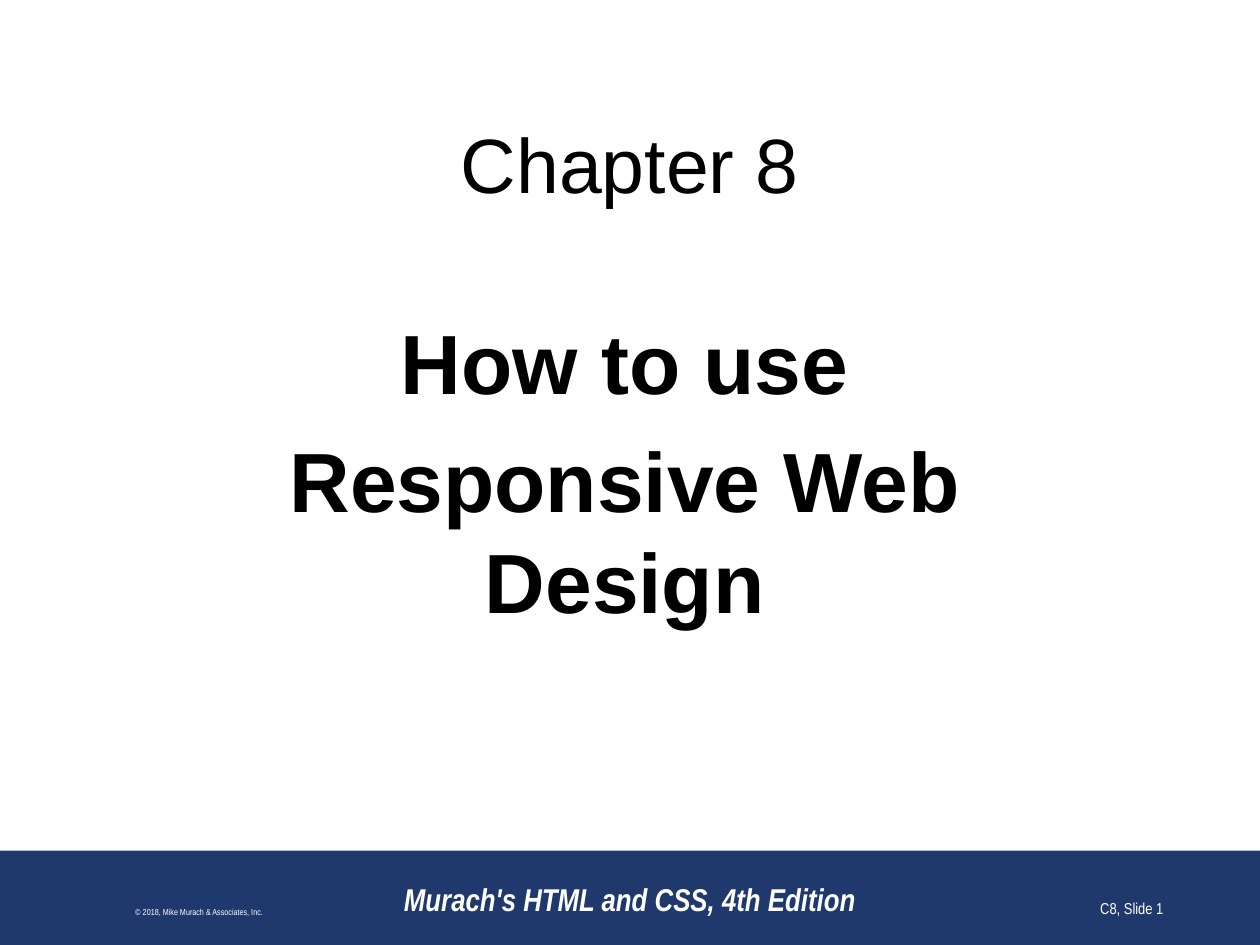
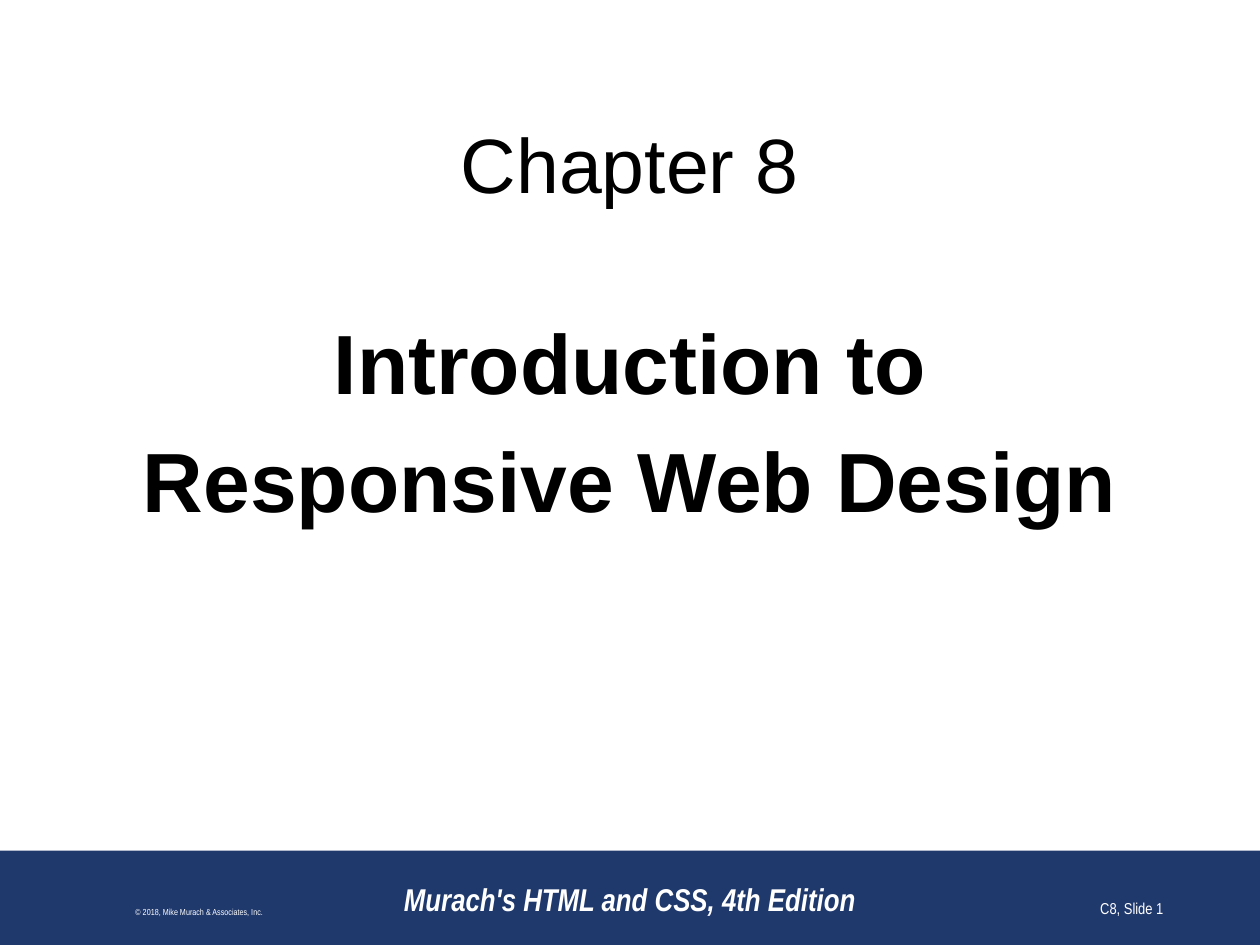
Before and after one commit to paulsmithkc/awd1000_base_lab_and_homework, a slide deck: slide 1 of murach_html_4e/slides/Chapter 8 slides (Revised).pptx. Drawn at 1260x945 pixels with LibreOffice and Linux fonts; fonts in the diff are those of the drawing; background and template pictures are left out. Boxes give left, top, right and bottom in pixels: in the first picture for what was removed or moved away, otherwise in the second. Text is boxed around its words. In the diff, an @@ line names an element or a change of style, - is before the commit and + after.

Commit message:
Updating chapter titles to make it clearer what is in each chapter

```diff
--- a/murach_html_4e/slides/Chapter 8 slides (Revised).pptx
+++ b/murach_html_4e/slides/Chapter 8 slides (Revised).pptx
@@ text "Introduction to": place and size @@
-text "Introduction to" at box(289, 336, 960, 628)
+text "Introduction to" at box(143, 333, 1116, 527)
@@ text at box(334, 333, 925, 395): text changed @@
-How to use
+Introduction to
```
Also in this commit, not shown: 7 other files.
